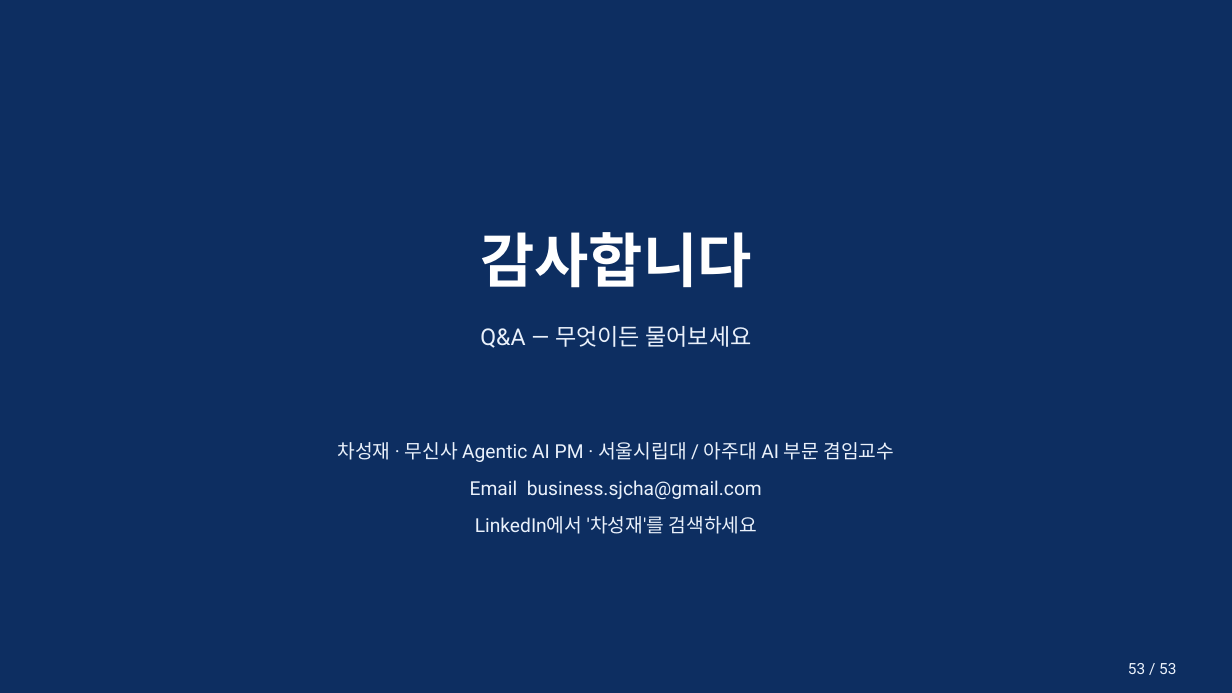
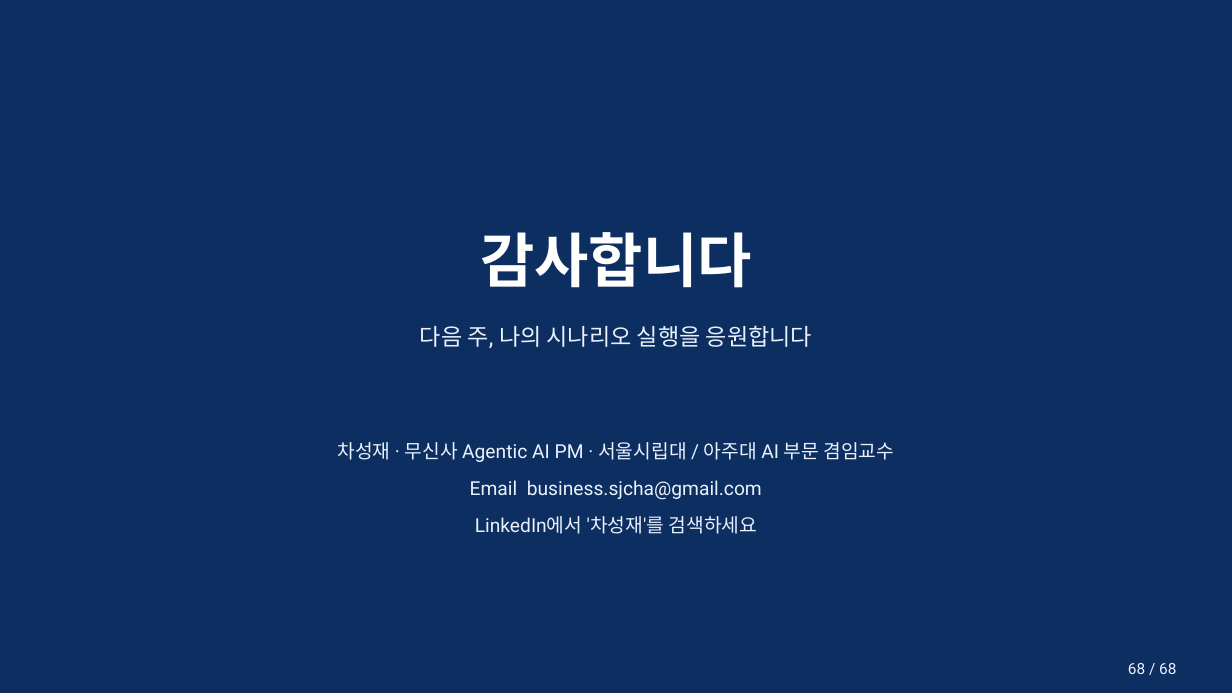
Before and after one commit to smilesjcha/how-to-work-better, a slide deck: slide 68 of lectures/20260723-worklife-ax-workshop/output/worklife-ax-workshop.pptx (slide 53 before the commit). Drawn at 1232x693 pixels with LibreOffice and Linux fonts; fonts in the diff are those of the drawing. Boxes give left, top, right and bottom in pixels: in the first picture for what was removed or moved away, otherwise in the second. Text is boxed around its words. In the diff, an @@ line names an element or a change of style, - is before the commit and + after.

```diff
--- a/lectures/20260723-worklife-ax-workshop/output/worklife-ax-workshop.pptx
+++ b/lectures/20260723-worklife-ax-workshop/output/worklife-ax-workshop.pptx
@@ text at (420,325,812,348): text changed @@
-Q&A — 무엇이든 물어보세요
+다음 주, 나의 시나리오 실행을 응원합니다
@@ text at (1128,663,1176,674): text changed @@
-53 / 53
+68 / 68
```
Also in this commit, not shown: 51 other slides changed, 15 slides added, 6 other files.
